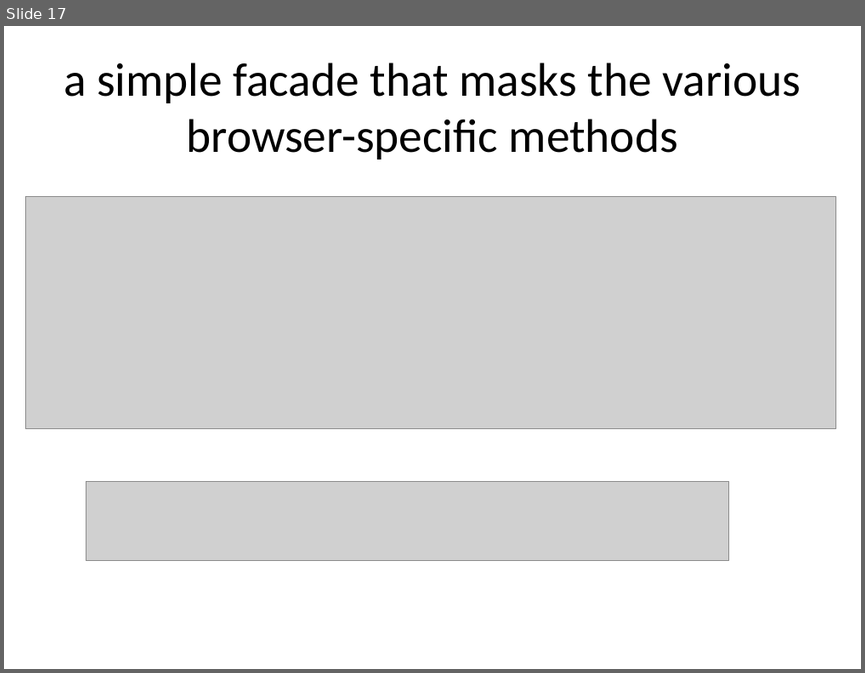
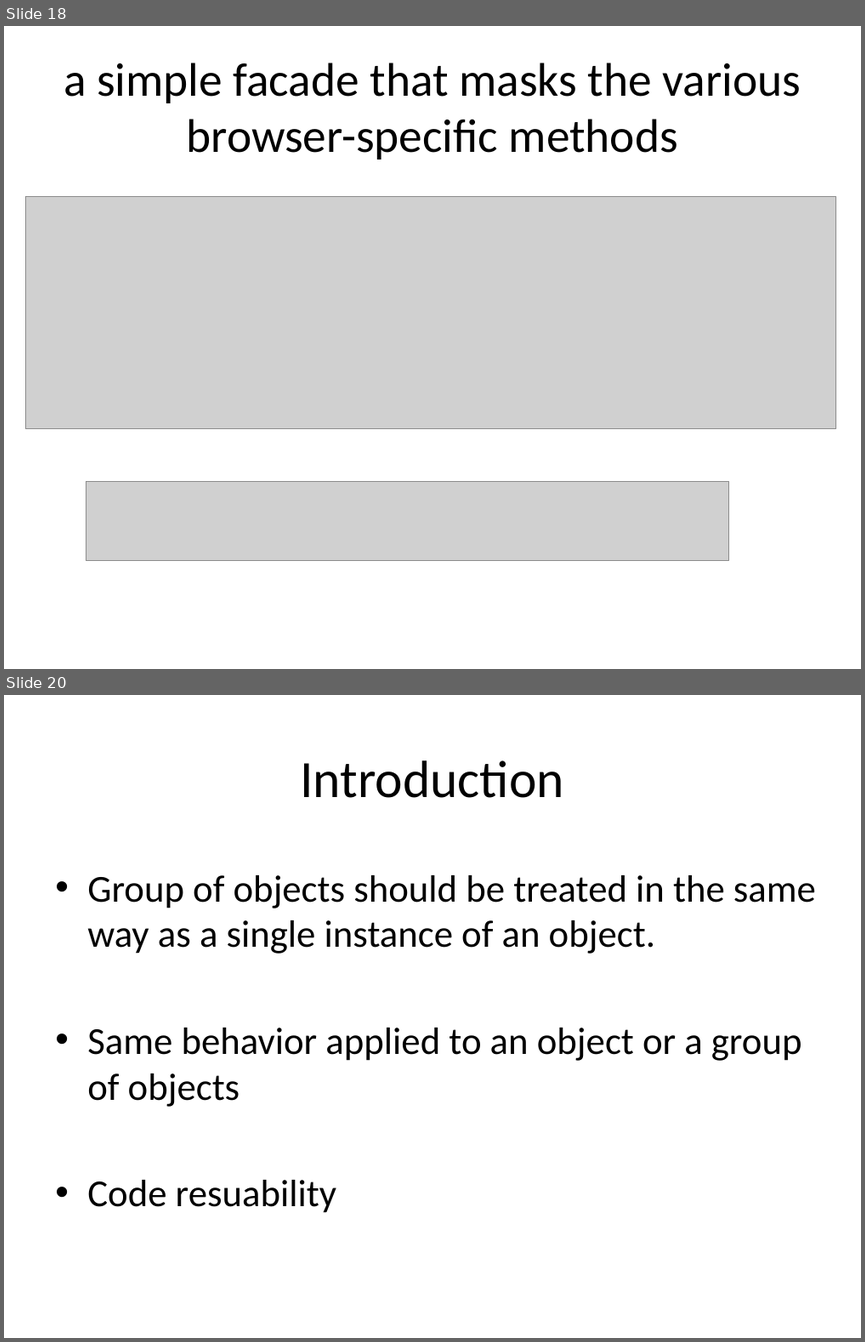
Before and after one commit to chrpapa/Javascript-Seminar, a slide deck: presentation/Presentation.pptx. Shown one above the other, each under a label of ours: slide 17 before the commit, slides 18 and 20 after it; the slides between them are not shown. The pictures are 865x673 and 865x1342 pixels, drawn with LibreOffice and Linux fonts; fonts in the diff are those of the drawing; grey boxes stand for pictures. Boxes give left, top, right and bottom in pixels: in the first picture for what was removed or moved away, otherwise in the second. Text is boxed around its words. In the diff, an @@ line names an element or a change of style, - is before the commit and + after.

```diff
--- a/presentation/Presentation.pptx
+++ b/presentation/Presentation.pptx
@@ slide 20 added at [4, 695, 861, 1338], background #FFFFFF @@
@@ text added at [300, 760, 564, 798], 44 pt, text #000000 @@
+Introduction
@@ text added at [87, 875, 816, 1213], 32 pt, text #000000 @@
+• Group of objects should be treated in the same way as a single instance of an object.
+• Same behavior applied to an object or a group of objects
+• Code resuability
@@ what was slide 17 is now slide 18 @@
```
Also in this commit, not shown: 4 slides changed, 8 other slides added, 7 other files.
